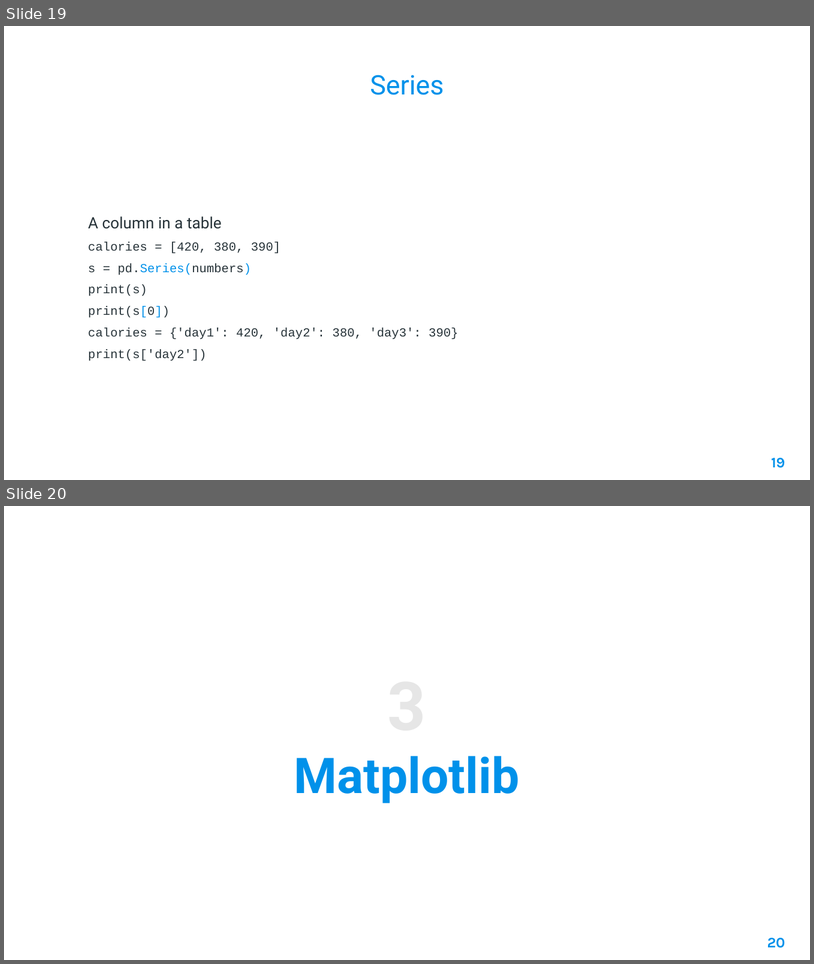
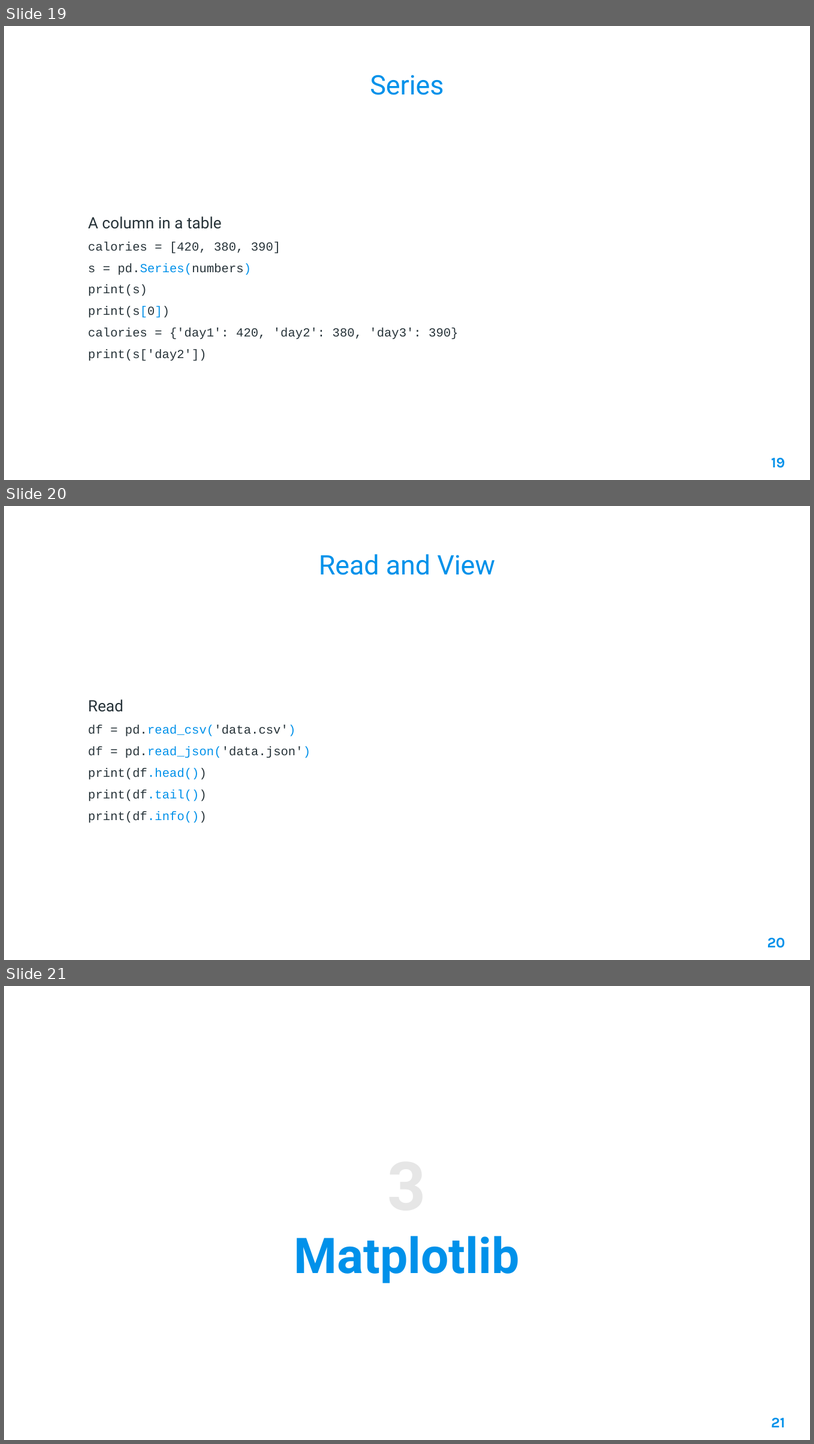
Before and after one commit to AleeRezaa/learn-python, a slide deck: 2 Data Science.pptx. Shown one above the other, each under a label of ours: slides 19 and 20 before the commit, slides 19, 20 and 21 after it. The pictures are 814x964 and 814x1444 pixels, drawn with LibreOffice and Linux fonts; fonts in the diff are those of the drawing; background and template pictures are left out. Boxes give left, top, right and bottom in pixels: in the first picture for what was removed or moved away, otherwise in the second. Text is boxed around its words. In the diff, an @@ line names an element or a change of style, - is before the commit and + after.

Commit message:
add pd read and view

```diff
--- a/2 Data Science.pptx
+++ b/2 Data Science.pptx
@@ slide 20 added at bbox=[4, 506, 810, 960], background picture (left out) @@
@@ title added at bbox=[319, 554, 495, 575], 24 pt, text #0091EA @@
+Read and View
@@ text added at bbox=[88, 699, 311, 823], 11 pt, text #263238 @@
+Read
+df = pd.read_csv('data.csv')
+df = pd.read_json('data.json')
+print(df.head())
+print(df.tail())
+print(df.info())
@@ page number added at bbox=[768, 937, 786, 948], 13 pt, text #0091EA, bold @@
+20
@@ what was slide 20 is now slide 21 @@
@@ page number at bbox=[771, 1417, 785, 1427]: text changed @@
-20
+21
```
